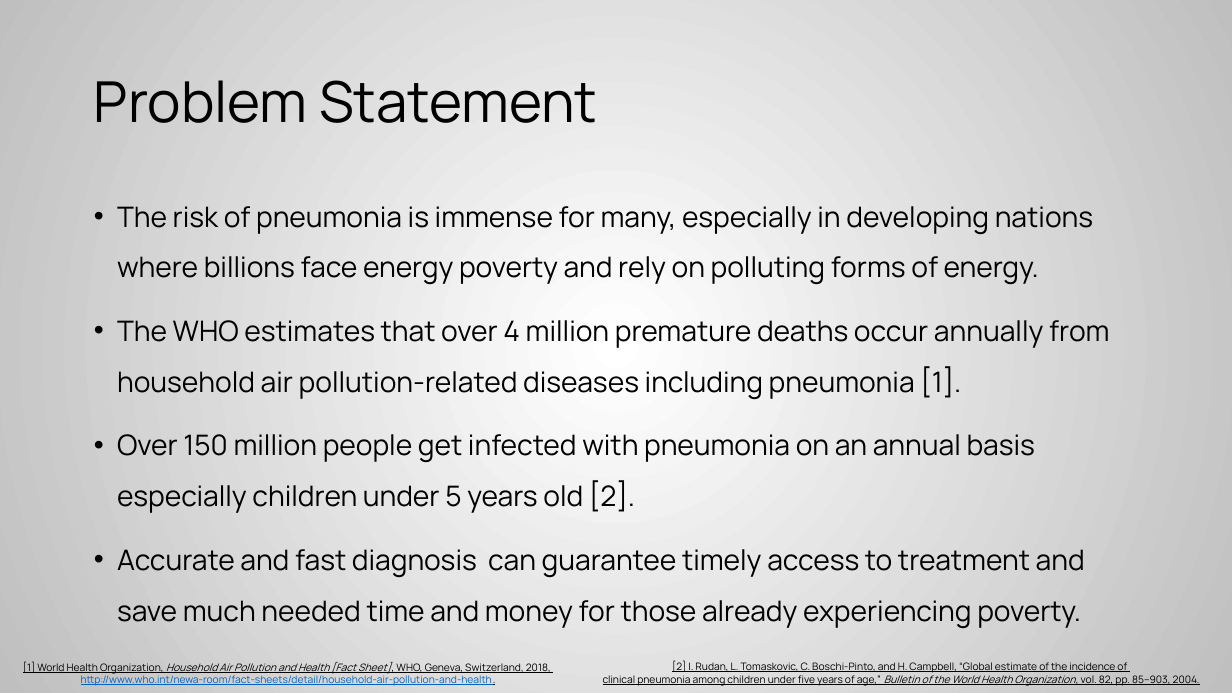
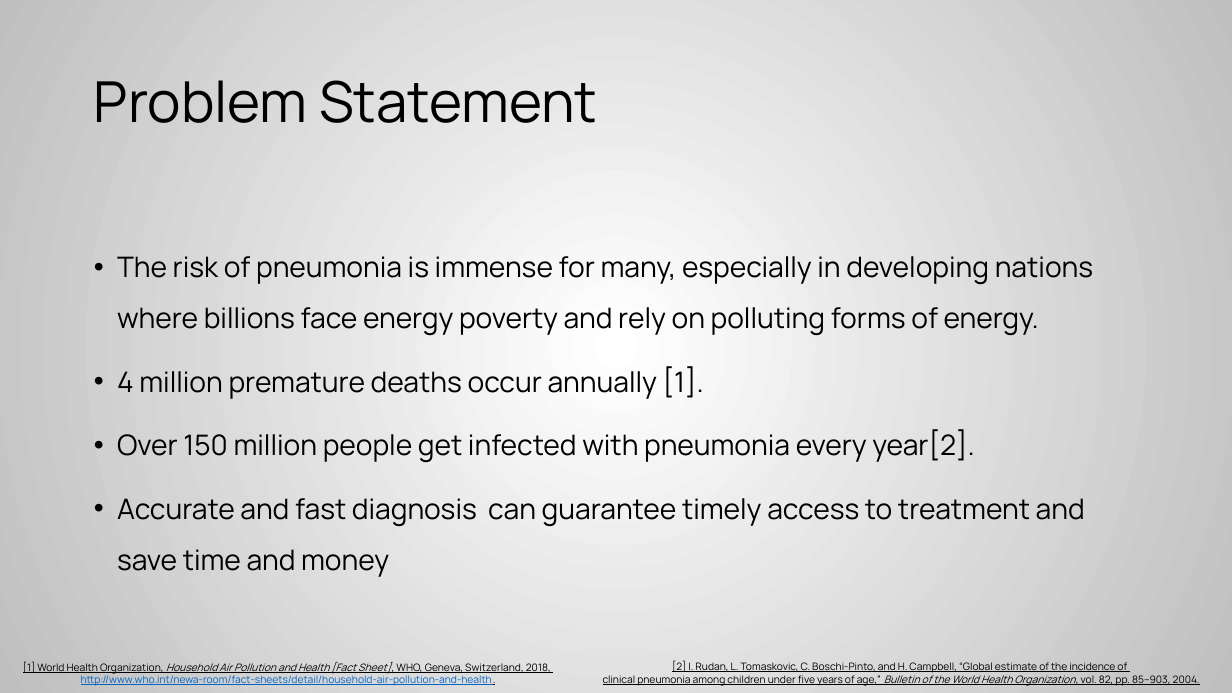
Before and after one commit to harshitgupta5/Chest-Pneumonia-Detection, a slide deck: slide 3 of Project/Chest Pneumonia Detection.pptx. Drawn at 1232x693 pixels with LibreOffice and Linux fonts; fonts in the diff are those of the drawing. Boxes give left, top, right and bottom in pixels: in the first picture for what was removed or moved away, otherwise in the second. Text is boxed around its words. In the diff, an @@ line names an element or a change of style, - is before the commit and + after.

```diff
--- a/Project/Chest Pneumonia Detection.pptx
+++ b/Project/Chest Pneumonia Detection.pptx
@@ text at (x1=117, y1=366, x2=1085, y2=577): text changed @@
-• The WHO estimates that over 4 million premature deaths occur annually from household air pollution-related diseases including pneumonia [1].
-• Over 150 million people get infected with pneumonia on an annual basis especially children under 5 years old [2].
-• Accurate and fast diagnosis can guarantee timely access to treatment and save much needed time and money for those already experiencing poverty.
+• 4 million premature deaths occur annually [1].
+• Over 150 million people get infected with pneumonia every year[2].
+• Accurate and fast diagnosis can guarantee timely access to treatment and save time and money
```
Also in this commit, not shown: 3 other files.
